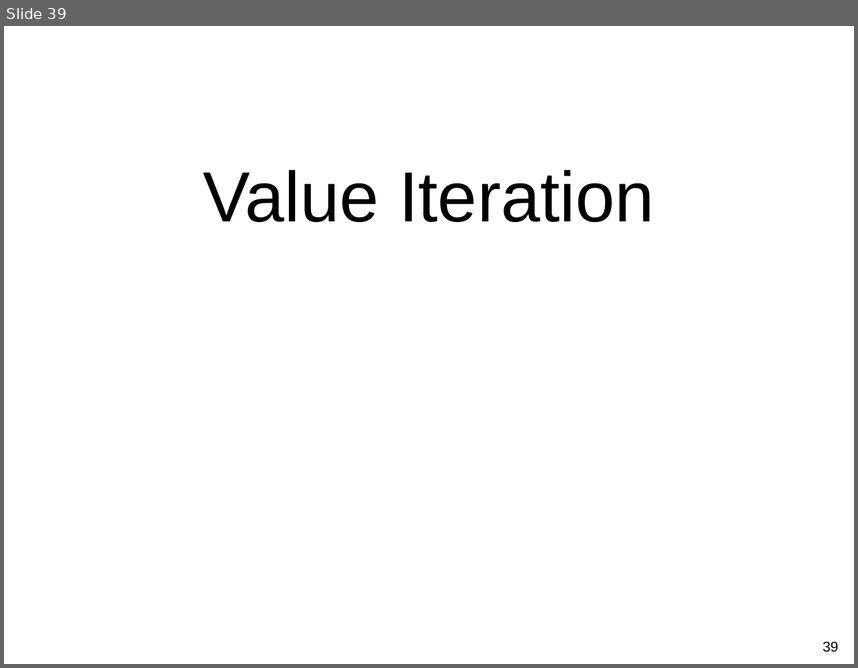
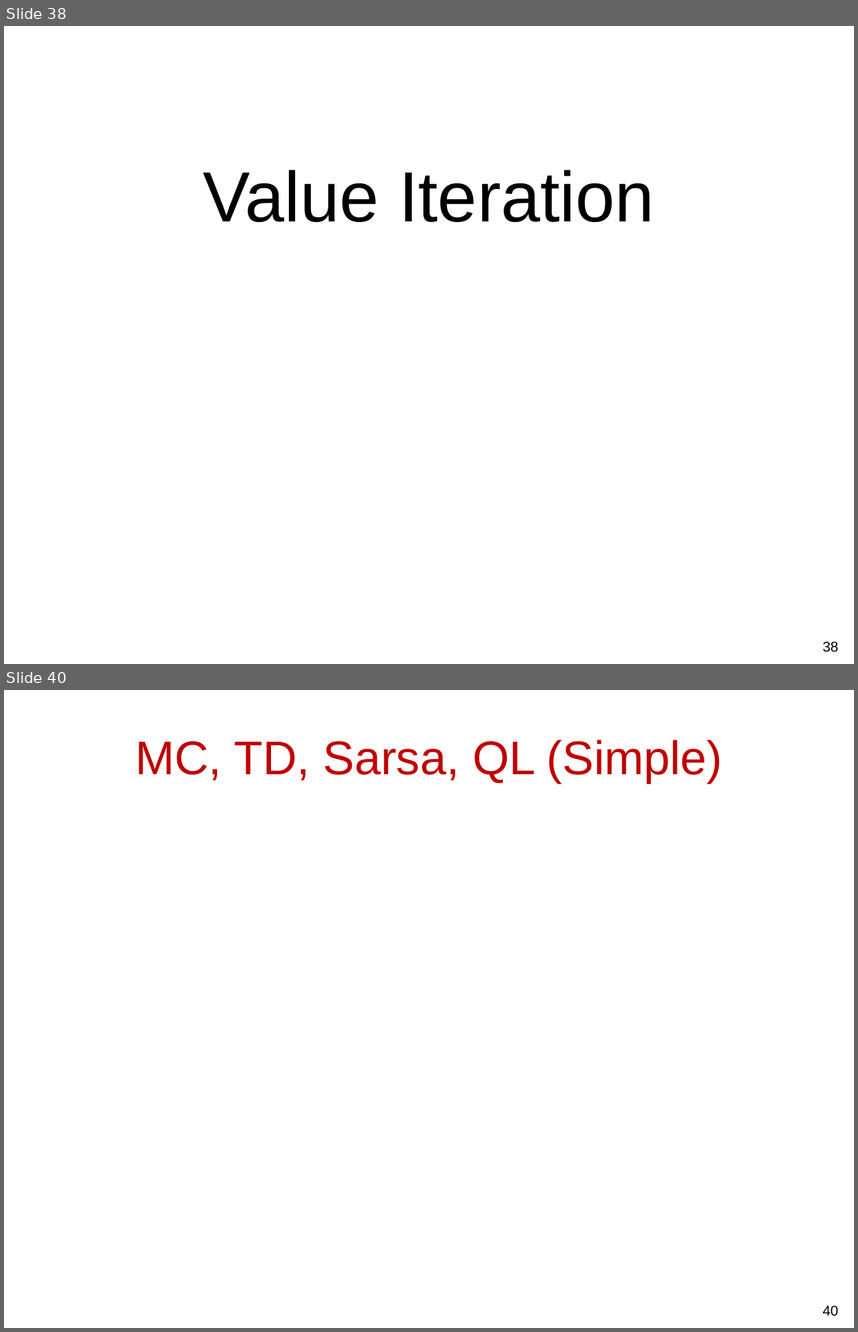
Before and after one commit to guzonghua/saav, a slide deck: PPTs/L7.2.X Worked Examples.pptx. Shown one above the other, each under a label of ours: slide 39 before the commit, slides 38 and 40 after it; the slides between them are not shown. The pictures are 858x668 and 858x1332 pixels, drawn with LibreOffice and Linux fonts; fonts in the diff are those of the drawing; grey boxes stand for pictures. Boxes give left, top, right and bottom in pixels: in the first picture for what was removed or moved away, otherwise in the second. Text is boxed around its words. In the diff, an @@ line names an element or a change of style, - is before the commit and + after.

```diff
--- a/PPTs/L7.2.X Worked Examples.pptx
+++ b/PPTs/L7.2.X Worked Examples.pptx
@@ slide 40 added at box(4, 690, 854, 1328), background #FFFFFF @@
@@ title added at box(135, 740, 723, 783), 40 pt, text #C00000 @@
+MC, TD, Sarsa, QL (Simple)
@@ page number added at box(823, 1305, 839, 1316), 12 pt, text #000000 @@
+40
@@ what was slide 39 is now slide 38 @@
@@ page number at box(823, 641, 839, 652): text changed @@
-39
+38
```
Also in this commit, not shown: 17 slides changed, 4 other slides added, 11 other files.
